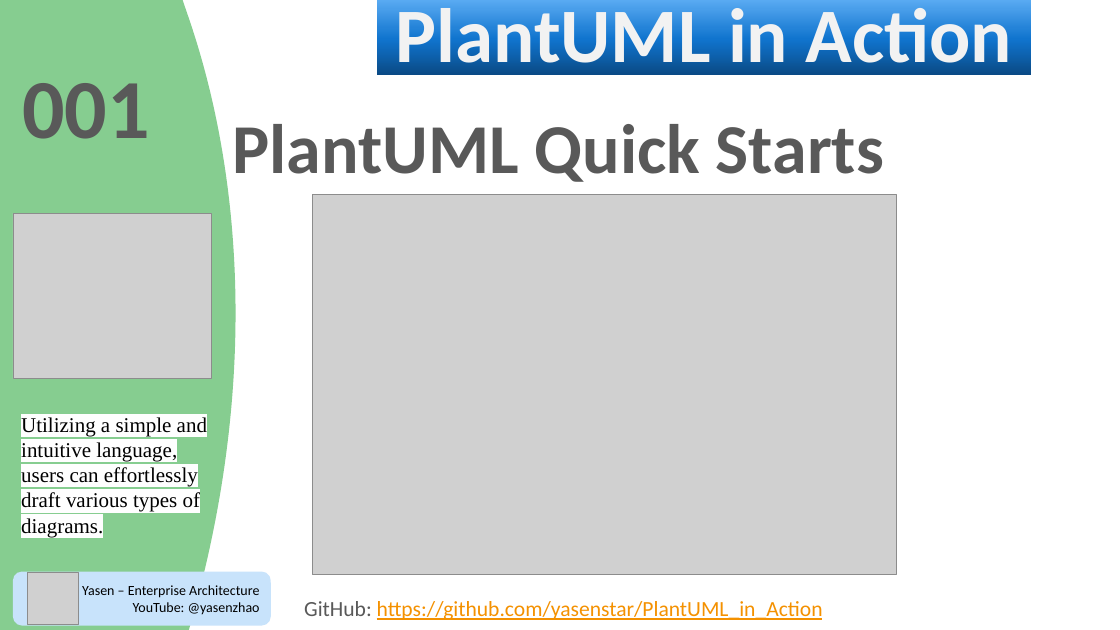
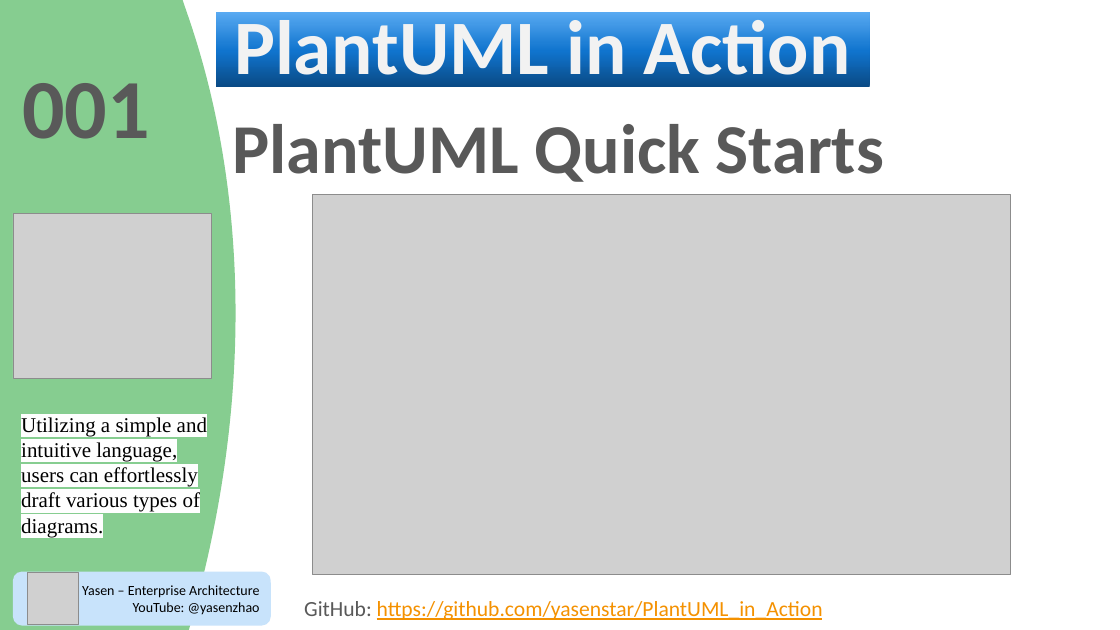
Before and after one commit to yasenstar/PlantUML_in_Action, a slide deck: slide 2 of PlantUML_in_Action.pptx. Drawn at 1120x630 pixels with LibreOffice and Linux fonts; fonts in the diff are those of the drawing; grey boxes stand for pictures; background and template pictures are left out. Boxes give left, top, right and bottom in pixels: in the first picture for what was removed or moved away, otherwise in the second. Text is boxed around its words. In the diff, an @@ line names an element or a change of style, - is before the commit and + after.

```diff
--- a/PlantUML_in_Action.pptx
+++ b/PlantUML_in_Action.pptx
@@ title "PlantUML in Action": place and size @@
-title "PlantUML in Action" at <box>377,0,1032,76</box>
+title "PlantUML in Action" at <box>216,12,870,87</box>
@@ picture: place and size @@
-picture at <box>313,195,897,575</box>
+picture at <box>313,195,1012,575</box>
```
Also in this commit, not shown: 1 slide added, 3 other files.
